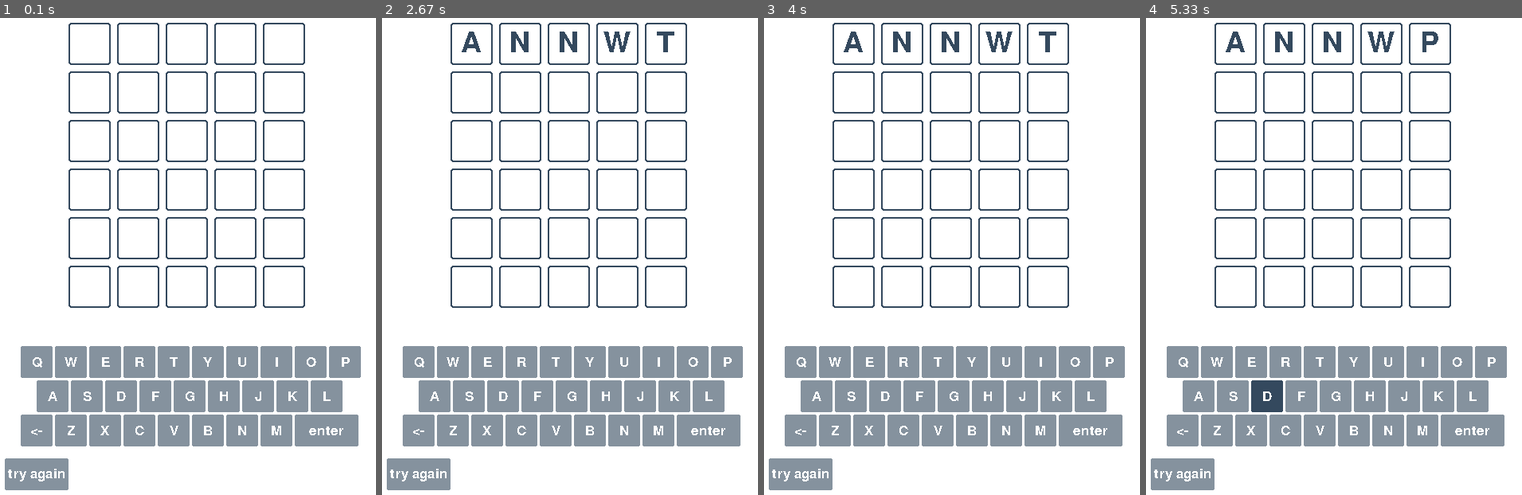
Above: before the commit, frames 1-4 (left to right).
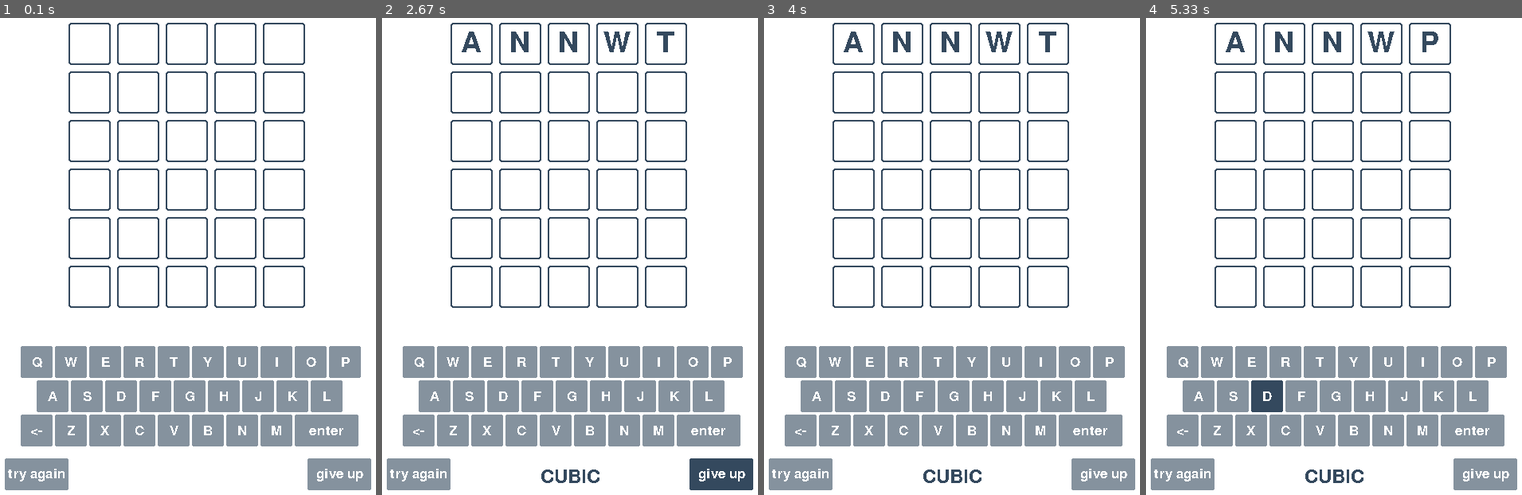
Above: after the commit, the same moments.

Repository: Julka235/Wordle-Project
Game: pygame game, started from main.py
The game is run twice, just before and just after one commit, with the same random seed, the same clock (stepped at 60 frames per second) and the same inputs.
Inputs (mouse positions are in pixels of both pictures, inside the frame that each line leads up to):
- Up to frame 1 (0.1 s): no input
- Up to frame 2 (2.67 s): click "try again" at 0.38 s; type "ann" at 0.67 s; tap Enter at 1 s; click (445, 361) at 1.27 s; click (716, 423) at 1.6 s; click (577, 70) at 1.93 s; click (551, 375) at 2.27 s; click (720, 475) at 2.6 s, where only the run after the commit has a clickable "give up"
- Up to frame 3 (4 s): click "enter" at 2.93 s; click (1057, 194) at 3.27 s; click "A" at 3.6 s; click (1034, 151) at 3.93 s
- Up to frame 4 (5.33 s): click "<-" at 4.27 s; click (1352, 223) at 4.6 s; click (1476, 361) at 4.93 s; click (1273, 394) at 5.27 s

The runs differ from the first frame. In frame 1, 1.0% of the frame differs, in the area x 81-99%, y 92-99%; in frame 2, 1.2%, in the area x 42-99%, y 92-99%; in frame 3, 1.2%; in frame 4, 1.2%.

Commit message:
added give up button

Diff:
--- a/main.py
+++ b/main.py
@@ -152,6 +152,7 @@
     input = ''
     guessed_words = []
     game_status = False  # not won
+    give_up = False
 
     # solution - backend
     solution = Solution()
@@ -219,14 +220,20 @@
         try_again_button = Button((x, y), (2*KEY_SIZE, KEY_SIZE), 'try again')
         try_again_button.display()
 
-        # display answer if failed to guess
-        if len(guessed_words) == TRIES and guessed_words[TRIES-1] != guessword:
+        # display give up button
+        x = WIDTH - 2*KEY_SIZE - 20
+        give_up_button = Button((x, y), (2*KEY_SIZE, KEY_SIZE), 'give up')
+        give_up_button.display()
+
+        # display answer if failed to guess or gave up
+        if (len(guessed_words) == TRIES and guessed_words[-1] != guessword) \
+                or give_up is True:
             game_status = True
             center_value = (250, 620)
             display_text(guessword, DARK, center_value, 'solution')
 
         # congratulate if won
-        if game_status:
+        elif game_status:
             center_value = (250, 620)
             display_text('YOU WON!', DARK, center_value, 'solution')
 
@@ -251,9 +258,12 @@
                     input = ''
                     guessed_words = []
                     game_status = False
+                    give_up = False
                     keyboard_colors.clear()
                     solution = Solution()
                     guessword = solution.guessword
+                if give_up_button.area.collidepoint(event.pos):
+                    give_up = True
 
             elif event.type == pygame.KEYDOWN:
                 # press enter to enter guess
